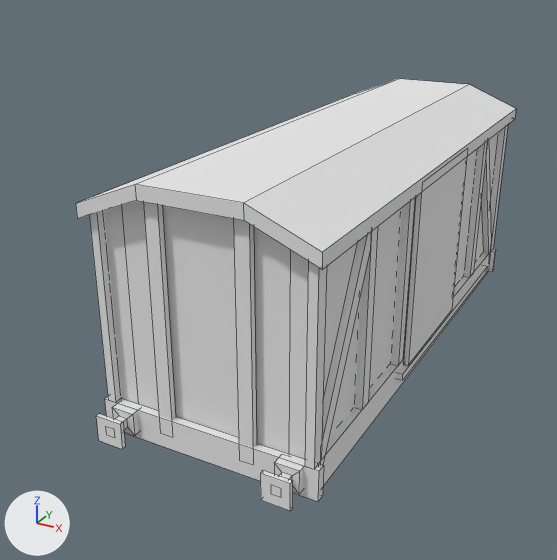
What one commit did to the Blender file moretrains_industrial/blend/moretrains_wagon_box.blend.
Both versions are drawn from a camera (50 mm lens) standing at (24.1, -54.5, 29.8) and looking at (-3.6, -4.2, 4.6). Every picture has the same lights, and +X, +Y and +Z are marked at lower left. Mesh edges are drawn as thin lines.
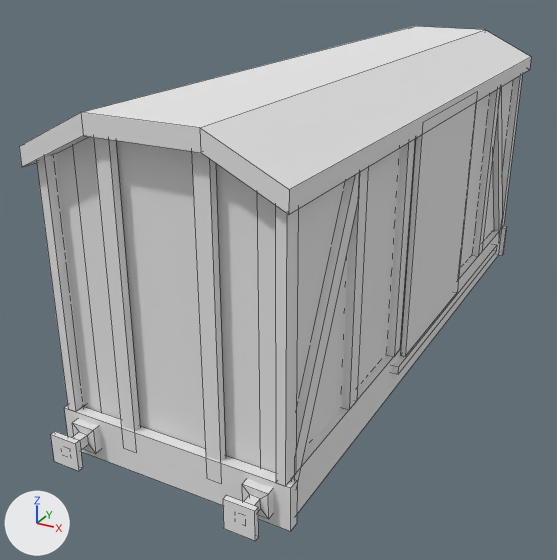
The change, as a list of edits to the scene's bpy script:
```text
Change me_cube_001:
    used by ob_cube_001; location = (0.0, 0.0, 0.0)
    remove me_cube_001.from_pydata(...)  # 656 vertices, 470 faces; spans x -8.3..8.3, y -22.4..22.4, z -3.8..17.1
    add me_cube_001.from_pydata(...)  # 656 vertices, 470 faces; spans x -8.4..8.4, y -26.5..26.5, z -3.8..21.8
    me_cube_001 part 1: the loose piece of 16 vertices spanning x -7.1..-5.4, y -22.4..-20.0, z -0.8..0.9 is scaled about its middle by (1, 1.18, 1.03), then moved by (0.0, -3.8, 1.0)
    me_cube_001 part 2: the loose piece of 8 vertices spanning x -7.3..-5.3, y -22.4..-22.1, z -0.9..1.1 is moved by (0.0, -4.0, 1.0)
    me_cube_001 part 3: the loose piece of 16 vertices spanning x 5.4..7.1, y -22.4..-20.0, z -0.8..0.9 is scaled about its middle by (1, 1.18, 1.03), then moved by (0.0, -3.8, 1.0)
    me_cube_001 part 4: the loose piece of 8 vertices spanning x 5.3..7.3, y -22.4..-22.1, z -0.9..1.1 is moved by (0.0, -4.0, 1.0)
    me_cube_001 part 5: the loose piece of 8 vertices spanning x 7.3..7.8, y -19.5..-13.2, z -0.3..14.8 is scaled about its middle by (1.01, 1.18, 1.21), then moved by (0.0, -2.9, 2.7)
    me_cube_001 part 6: the loose piece of 8 vertices spanning x 7.3..7.8, y 13.2..19.5, z -0.3..14.8 is scaled about its middle by (1.01, 1.18, 1.21), then moved by (0.0, 2.9, 2.7)
    me_cube_001 part 7: the loose piece of 8 vertices spanning x -7.8..-7.2, y -20.5..-19.5, z 1.0..14.8 is scaled about its middle by (1.01, 1.18, 1.21), then moved by (0.0, -3.6, 2.8)
    me_cube_001 part 8: the loose piece of 8 vertices spanning x 7.2..7.8, y -20.5..-19.5, z 1.0..14.8 is scaled about its middle by (1.01, 1.18, 1.21), then moved by (0.0, -3.6, 2.8)
    me_cube_001 part 9: the loose piece of 8 vertices spanning x 7.2..7.8, y -13.2..-12.2, z 1.0..14.8 is scaled about its middle by (1.01, 1.18, 1.21), then moved by (0.0, -2.3, 2.8)
    me_cube_001 part 10: the loose piece of 8 vertices spanning x 7.2..7.8, y -6.5..-5.5, z 1.0..14.8 is scaled about its middle by (1.01, 1.18, 1.21), then moved by (0.0, -1.1, 2.8)
    me_cube_001 part 11: 176 of 656 vertices moved; they spanned x -8.3..8.3, y -21.1..21.1, z -1.2..17.1 and now span x -8.4..8.4, y -24.9..24.9, z -0.6..21.8; mean shift (0.0, 0.4, 2.6); largest move (3.6, -21.1, 17.1) -> (3.6, -24.9, 21.8)
```

Changed parts and their boxes (x1, y1, x2, y2) in the pictures (557 x 560 px; the box of a moved part takes in the faces that stretch with it):
'Cube.001', reshaped (16% wider, 19% taller): before (76, 79, 516, 511); after (19, 26, 531, 541)
part 1 of me_cube_001, moved or reshaped: before (112, 404, 139, 435); after (72, 419, 101, 453)
part 2 of me_cube_001, moved or reshaped: before (96, 414, 125, 449); after (51, 431, 83, 471)
part 3 of me_cube_001, moved or reshaped: before (274, 459, 303, 494); after (242, 479, 273, 519)
part 4 of me_cube_001, moved or reshaped: before (260, 471, 293, 511); after (223, 495, 259, 541)
part 5 of me_cube_001, moved or reshaped: before (322, 232, 371, 458); after (296, 173, 359, 471)
part 6 of me_cube_001, moved or reshaped: before (482, 140, 491, 254); after (493, 87, 502, 231)
part 7 of me_cube_001, moved or reshaped: before (89, 211, 122, 402); after (37, 154, 84, 411)
part 8 of me_cube_001, moved or reshaped: before (305, 261, 327, 469); after (275, 205, 298, 486)
part 9 of me_cube_001, moved or reshaped: before (355, 226, 378, 410); after (342, 167, 368, 410)
part 10 of me_cube_001, moved or reshaped: before (392, 197, 415, 365); after (387, 139, 415, 356)
part 11 of me_cube_001, moved or reshaped: before (76, 79, 516, 501); after (19, 26, 531, 531)
